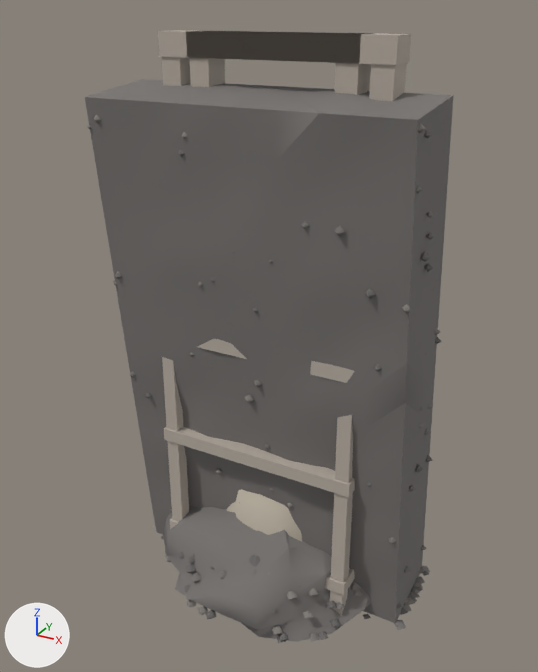
A saved change to the glTF model src/view3d/assets/cellar_props.glb.
One viewpoint serves both versions: a camera (50 mm lens) standing at (1.056, -1.966, 1.911) and looking at (-0.021, -0.008, 0.932). The lights are fixed; the arrows at lower left show +X, +Y and +Z. The picture after the commit comes second. Where no turn or scale is listed for an object, it has been applied to the vertices. Vertices at exactly the same position are counted once.

Script lines for the objects in view, before the commit:
```python
ob_p_cel_frame = bpy.data.objects.new('p_cel_frame', me_p_cel_frame)
ob_p_cel_frame.location = (0.0, 0.0, 0.925)
ob_p_cel_frame.scale = (0.925, 0.925, 0.925)
ob_p_cel_frame_narrow = bpy.data.objects.new('p_cel_frame_narrow', me_p_cel_frame_narrow)
ob_p_cel_frame_narrow.location = (0.0, 0.0, 0.925)
ob_p_cel_frame_narrow.scale = (0.925, 0.925, 0.925)
ob_p_cel_heap = bpy.data.objects.new('p_cel_heap', me_p_cel_heap)
ob_p_cel_heap.location = (0.0, 0.0, 0.154)
ob_p_cel_sack = bpy.data.objects.new('p_cel_sack', me_p_cel_sack)
ob_p_cel_sack.location = (0.0, 0.0, 0.322)
ob_p_cel_shelf = bpy.data.objects.new('p_cel_shelf', me_p_cel_shelf)
ob_p_cel_shelf.location = (0.0, 0.0, 0.661)
ob_p_cel_slump = bpy.data.objects.new('p_cel_slump', me_p_cel_slump)
ob_p_cel_slump.location = (0.0, 0.0, 0.853)
```
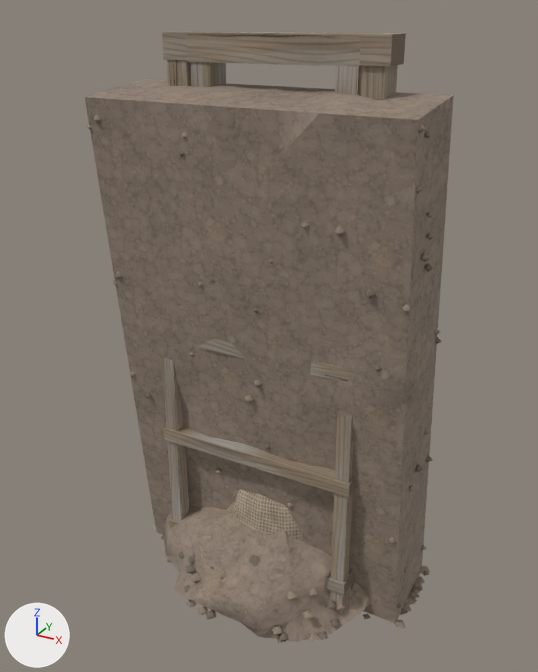
Changed parts and their boxes (x1, y1, x2, y2) in the pictures (538 x 672 px; the box of a moved part takes in the faces that stretch with it):
'p_cel_slump', surface changed: (85, 79, 453, 630) in both
'p_cel_heap', surface changed: (163, 505, 371, 642) in both
'p_cel_shelf', surface changed (darker): (162, 339, 355, 616) in both
'p_cel_frame_narrow', surface changed, reshaped, moved, rescaled (lighter, 7% narrower): before (186, 31, 375, 95); after (186, 34, 361, 95)
'p_cel_frame', surface changed, reshaped, moved, rescaled: before (158, 30, 411, 101); after (162, 31, 406, 100)
'p_cel_sack', surface changed (darker): (226, 489, 302, 542) in both
part 1 of me_p_cel_frame, moved or reshaped: before (162, 57, 190, 86); after (167, 60, 191, 86)
part 2 of me_p_cel_frame, moved or reshaped: before (369, 63, 407, 101); after (359, 65, 398, 100)
part 3 of me_p_cel_frame, moved or reshaped: before (159, 30, 411, 65); after (162, 31, 406, 66)
part 4 of me_p_cel_frame, recoloured: before (159, 31, 398, 65); after (391, 33, 406, 66)
part 5 of me_p_cel_frame_narrow, moved or reshaped: before (190, 58, 225, 87); after (190, 62, 226, 87)
part 6 of me_p_cel_frame_narrow, moved or reshaped: before (335, 63, 371, 95); after (335, 66, 360, 95)
part 7 of me_p_cel_frame_narrow, moved or reshaped: before (186, 31, 375, 64); after (186, 34, 361, 67)
part 8 of me_p_cel_frame_narrow, recoloured: before (186, 32, 361, 64)

Patch to the scene script:
```diff
--- a/src/view3d/assets/cellar_props.glb.py
+++ b/src/view3d/assets/cellar_props.glb.py
@@ mat_cel_old_wood @@
 mat_cel_old_wood = principled_material('cel_old_wood')
-mat_cel_old_wood.base_color = (0.47, 0.416, 0.359)  # grey #b6ada2
+mat_cel_old_wood.texture = img_cel_wood
 mat_cel_old_wood.roughness = 0.95
@@ mat_cel_black_soil @@
 mat_cel_black_soil = principled_material('cel_black_soil')
-mat_cel_black_soil.base_color = (0.19, 0.176, 0.169)  # grey #797472
+mat_cel_black_soil.texture = img_cel_soil
 mat_cel_black_soil.roughness = 1.0
@@ mat_cel_sack @@
 mat_cel_sack = principled_material('cel_sack')
-mat_cel_sack.base_color = (0.561, 0.502, 0.409)  # light grey #c5bcab
+mat_cel_sack.texture = img_cel_burlap
 mat_cel_sack.roughness = 1.0
@@ me_p_cel_frame @@
 # used by ob_p_cel_frame; location = (0.0, 0.0, 0.925); scale = (0.925, 0.925, 0.925)
-me_p_cel_frame.from_pydata(...)  # 24 vertices, 36 faces; spans x -0.4..0.4, y -0.05..0.05, z -1.0..1.0
+me_p_cel_frame.from_pydata(...)  # 24 vertices, 36 faces; spans x -0.38..0.38, y -0.05..0.05, z -1.0..1.0
+# me_p_cel_frame part 1: the loose piece of 8 vertices spanning x -0.39..-0.32, y -0.05..0.05, z -1.0..0.96 is scaled about its middle by (-1.08, -1, 1), then moved by (0.02, 0.0, 0.0)
+# me_p_cel_frame part 2: the loose piece of 8 vertices spanning x 0.32..0.39, y -0.05..0.05, z -1.0..0.96 is scaled about its middle by (-1.08, -1, 1), then moved by (-0.03, 0.0, 0.0)
+# me_p_cel_frame part 3: 8 of 24 vertices moved; they spanned x -0.4..0.4, y -0.05..0.05, z 0.92..1.0 and now span x -0.38..0.38, y -0.05..0.05, z 0.91..1.0; mean shift (0.0, 0.0, 0.0); largest move (0.4, -0.05, 0.92) -> (-0.38, 0.05, 0.91)
+# me_p_cel_frame part 4: 12 faces spanning x -0.38..0.38, y -0.05..0.05, z -1.0..1.0 switch from mat_cel_old_wood (grey #b6ada2) to mat_cel_wood_end (brown #746658)
@@ me_p_cel_frame_narrow @@
 me_p_cel_frame_narrow.from_pydata(...)  # 24 vertices, 36 faces; spans x -0.29..0.29, y -0.05..0.05, z -1.0..1.0
 # used by ob_p_cel_frame_narrow; location = (0.0, 0.0, 0.925); scale = (0.925, 0.925, 0.925)
+# me_p_cel_frame_narrow part 5: the loose piece of 8 vertices spanning x -0.29..-0.22, y -0.05..0.05, z -1.0..0.96 is turned 180 degrees about the z axis through its middle
+# me_p_cel_frame_narrow part 6: the loose piece of 8 vertices spanning x 0.22..0.29, y -0.05..0.05, z -1.0..0.96 is turned 180 degrees about the z axis through its middle
+# me_p_cel_frame_narrow part 7: 6 of 24 vertices moved; they spanned x -0.29..0.29, y -0.05..0.05, z 0.92..1.0 and now span x -0.29..0.29, y -0.05..0.05, z 0.91..1.0; mean shift (0.0, 0.0, 0.0); largest move (0.29, -0.05, 0.92) -> (-0.29, 0.05, 0.91)
+# me_p_cel_frame_narrow part 8: 12 faces spanning x -0.29..0.29, y -0.05..0.05, z -1.0..1.0 switch from mat_cel_old_wood (grey #b6ada2) to mat_cel_wood_end (brown #746658)
@@ ob_p_cel_frame @@
 ob_p_cel_frame = bpy.data.objects.new('p_cel_frame', me_p_cel_frame)
-ob_p_cel_frame.location = (0.0, 0.0, 0.925)
-ob_p_cel_frame.scale = (0.925, 0.925, 0.925)
+ob_p_cel_frame.location = (0.0, 0.0, 0.926)
+ob_p_cel_frame.scale = (0.926, 0.926, 0.926)
@@ ob_p_cel_frame_narrow @@
 ob_p_cel_frame_narrow = bpy.data.objects.new('p_cel_frame_narrow', me_p_cel_frame_narrow)
-ob_p_cel_frame_narrow.location = (0.0, 0.0, 0.925)
-ob_p_cel_frame_narrow.scale = (0.925, 0.925, 0.925)
+ob_p_cel_frame_narrow.location = (0.0, 0.0, 0.924)
+ob_p_cel_frame_narrow.scale = (0.924, 0.924, 0.924)
```
